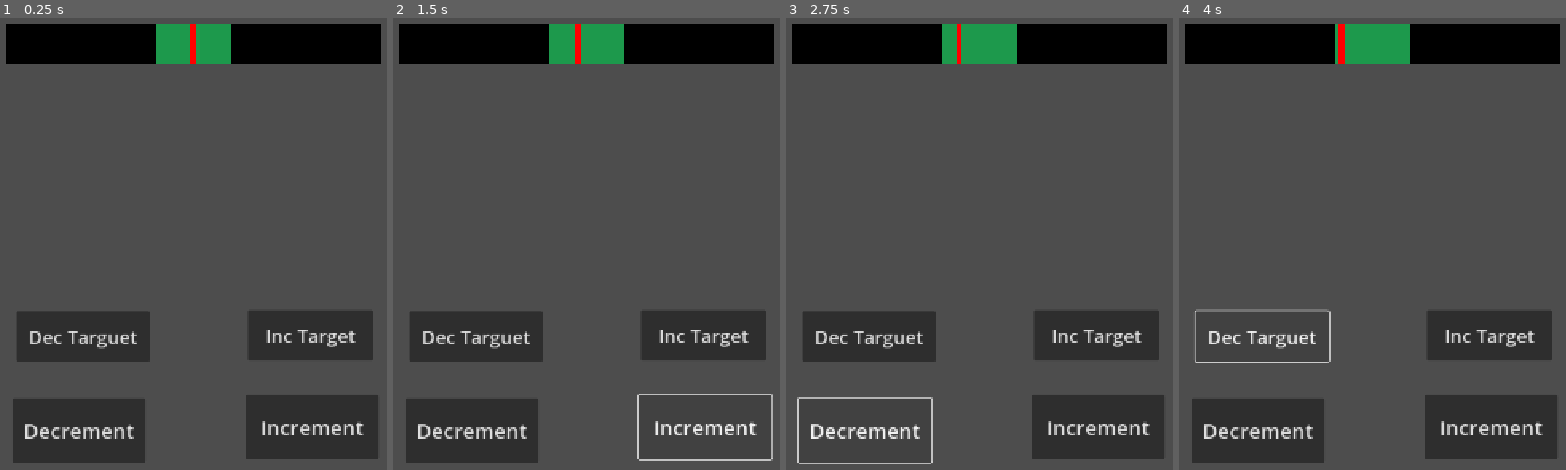
Above: before the commit, frames 1-4 (left to right).
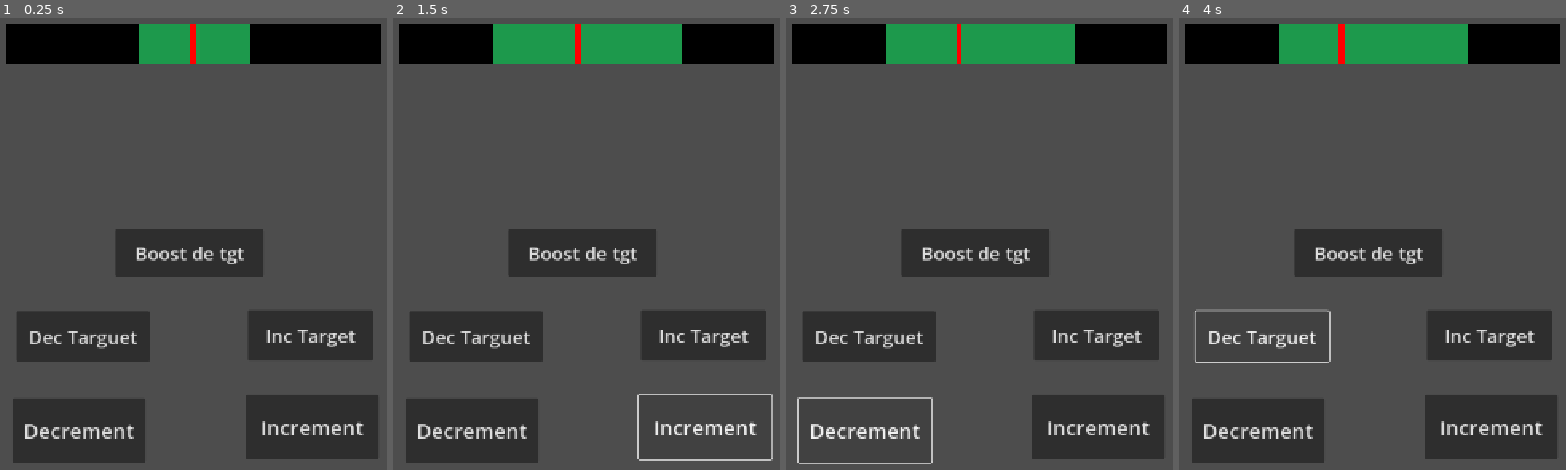
Above: after the commit, the same moments.

Repository: dddaavo/ipv-final-boss-the-scrolling-dead
Game: Godot game, scene res://src/main.tscn
The game is run twice, just before and just after one commit, with the same random seed, the same clock (stepped at 60 frames per second) and the same inputs.
Inputs (mouse positions are in pixels of both pictures, inside the frame that each line leads up to):
- Up to frame 1 (0.25 s): no input
- Up to frame 2 (1.5 s): click (582, 253) at 0.5 s, where only the run after the commit has a clickable "Boost de tgt"; click "Increment" at 1.25 s
- Up to frame 3 (2.75 s): click "Decrement" at 2 s
- Up to frame 4 (4 s): click "Inc Target" at 2.75 s; click "Dec Targuet" at 3.5 s

The runs differ from the first frame. In frame 1, 4.8% of the frame differs, in the area x 29-68%, y 1-58%; in frame 2, 6.5%, in the area x 25-75%, y 1-58%; in frame 3, 6.5%; in frame 4, 6.5%.

Commit message:
Add target boost button and update dopamine effects
Introduces an 'addTgtBoost' button to the UI, wired to apply a TargetModifierEffect that boosts the dopamine target. Refactors TargetModifierEffect to increment the target instead of setting it directly, removes debug print from DecayModifierEffect, and comments out default TargetModifierEffect in DopamineManager for better control during testing.

Diff:
--- a/the-scrolling-dead/src/core/DopamineManager.gd
+++ b/the-scrolling-dead/src/core/DopamineManager.gd
@@ -20,7 +20,7 @@
 	effect_manager = DopamineEffectManager.new()
 	add_child(effect_manager)
 	effect_manager.add_effect(DecayModifierEffect.new(1,-1,0.1))
-	effect_manager.add_effect(TargetModifierEffect.new(-200,5))
+	#effect_manager.add_effect(TargetModifierEffect.new(-200,5))
 
 func set_target(new_target: float):
 	dopamine_level.set_target(new_target)
--- a/the-scrolling-dead/src/core/dopamine effects/DecayModifierEffect.gd
+++ b/the-scrolling-dead/src/core/dopamine effects/DecayModifierEffect.gd
@@ -30,7 +30,6 @@
 		var decay_amount = 5.0 * multiplier_value
 		DopamineManager.decrement(decay_amount)
 		accumulated_time = 0.0
-		print("Applied decay: -", decay_amount)
 
 func get_effect_type() -> String:
 	return "DecayModifierEffect"
--- a/the-scrolling-dead/src/core/dopamine effects/TargetModifierEffect.gd
+++ b/the-scrolling-dead/src/core/dopamine effects/TargetModifierEffect.gd
@@ -11,7 +11,7 @@
 
 func apply():
 	original_target = DopamineManager.get_target()
-	DopamineManager.set_target(modifier_value)
+	DopamineManager.increment_target(modifier_value)
 	print("Applied target modifier: ", modifier_value, " for ", duration, " seconds")
 
 func remove():
--- a/the-scrolling-dead/src/main.tscn
+++ b/the-scrolling-dead/src/main.tscn
@@ -44,6 +44,14 @@
 theme_override_font_sizes/font_size = 30
 text = "Dec Targuet"
 
+[node name="addTgtBoost" type="Button" parent="Home/TestScreen"]
+offset_left = 236.0
+offset_top = 358.0
+offset_right = 473.0
+offset_bottom = 435.0
+theme_override_font_sizes/font_size = 30
+text = "Boost de tgt"
+
 [node name="DopamineBar" parent="Home" instance=ExtResource("3_5q4o7")]
 offset_left = -298.0
 offset_top = 31.0
@@ -54,3 +62,4 @@
 [connection signal="pressed" from="Home/TestScreen/dec" to="Home/TestScreen" method="_on_dec_pressed"]
 [connection signal="pressed" from="Home/TestScreen/incTgt" to="Home/TestScreen" method="_on_inc_tgt_pressed"]
 [connection signal="pressed" from="Home/TestScreen/decTgt" to="Home/TestScreen" method="_on_dec_tgt_pressed"]
+[connection signal="pressed" from="Home/TestScreen/addTgtBoost" to="Home/TestScreen" method="_on_add_tgt_boost_pressed"]
--- a/the-scrolling-dead/src/test_screen.gd
+++ b/the-scrolling-dead/src/test_screen.gd
@@ -35,3 +35,7 @@
 
 func _on_dec_tgt_pressed() -> void:
 	DopamineManager.decrement_target(10)
+
+
+func _on_add_tgt_boost_pressed() -> void:
+	DopamineManager.add_effect(TargetModifierEffect.new(200,5))
